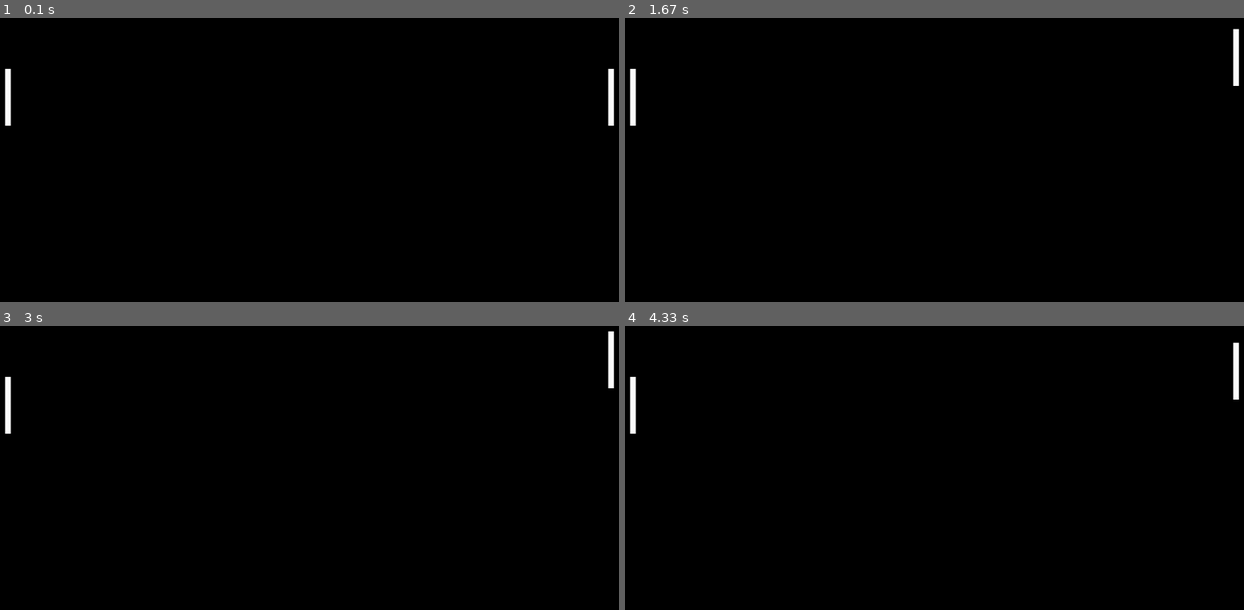
Above: before the commit, frames 1-4 (two rows, left to right).
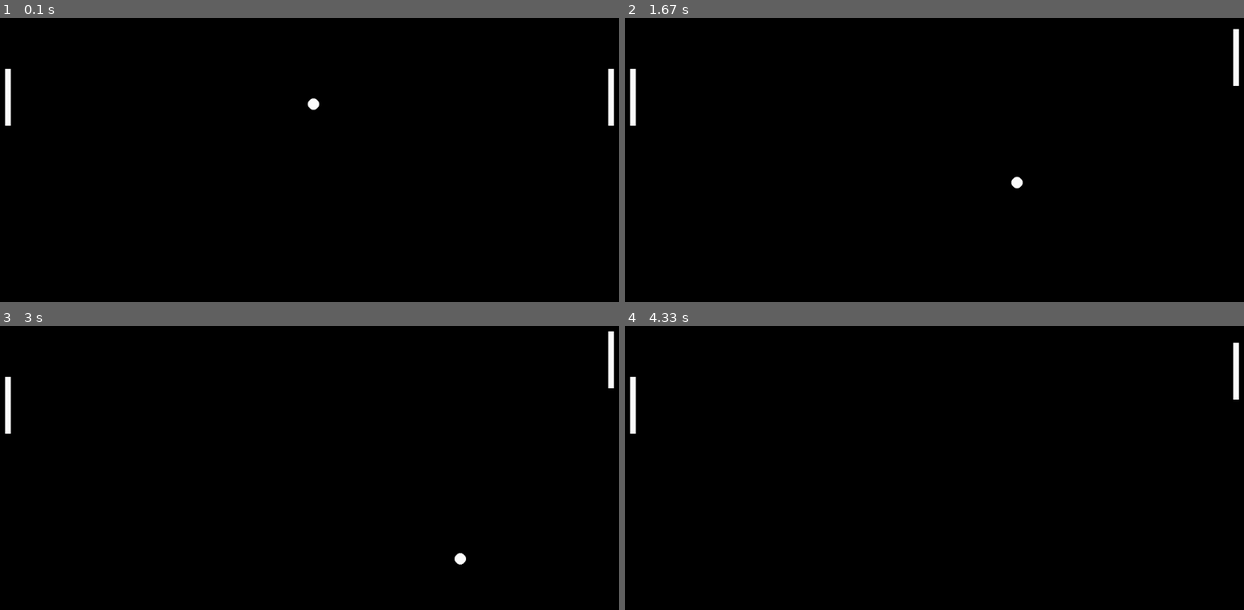
Above: after the commit, the same moments.

Repository: JanKurdila/pygame_voleyball
Game: pygame game, started from main.py
The game is run twice, just before and just after one commit, with the same random seed, the same clock (stepped at 60 frames per second) and the same inputs.
Inputs:
- Up to frame 1 (0.1 s): no input
- Up to frame 2 (1.67 s): hold Up 0.33-0.8 s; hold Down 0.83-1.13 s; hold Up 1.17-1.53 s; hold Down from 1.57 s (still down)
- Up to frame 3 (3 s): release Down at 1.93 s; hold Up 1.97-2.27 s; hold Down 2.3-2.6 s; hold Up from 2.63 s (still down)
- Up to frame 4 (4.33 s): release Up at 3 s; hold Down 3.03-3.4 s; hold Up 3.43-3.73 s; hold Down 3.77-4.07 s; hold Up from 4.1 s (still down)

The runs differ from the first frame. In frame 1, less than 0.1% of the frame differs, in the area x 49-52%, y 28-33%; in frame 2, less than 0.1%; in frame 3, less than 0.1%; in frame 4, nothing differs.

Commit message:
5) Vygenerovanie a vykreslenie pohybujúcej sa lopty

Diff:
--- a/Config/config.py
+++ b/Config/config.py
@@ -7,3 +7,7 @@
 FPS = 15
 
 STEP = 10
+
+RYCHLOST_LOPTY = (2, 2)
+FARBA_LOPTY = pygame.Color(255, 255, 255)
+POLOMER_LOPTY = 10
--- a/main.py
+++ b/main.py
@@ -23,12 +23,18 @@
     hrac1 = pygame.Rect(config.ROZLISENIE[0] - 110, config.ROZLISENIE[1] // 2 - 50, 10, 100)
     hrac2 = pygame.Rect(110, config.ROZLISENIE[1] // 2 - 50, 10, 100)
 
+    lopta = pygame.Rect(config.ROZLISENIE[0]/2 -10, config.ROZLISENIE[1]/2 -10, 20, 20)
+
     while True:
         # Ak vypnem okno, musím vypnuť pygame
         for event in pygame.event.get():
             if event.type == pygame.QUIT:
                 pygame.quit()  # Vypnutie pygamu
                 sys.exit()  # Vypnutie celého programu
+
+        lopta.x += config.RYCHLOST_LOPTY[0] * 3
+        lopta.y += config.RYCHLOST_LOPTY[1] * 3
+
 
         keys = pygame.key.get_pressed()
         move_player(hrac1, keys)
@@ -37,6 +43,7 @@
 
         pygame.draw.rect(window, "white", hrac1)
         pygame.draw.rect(window, "white", hrac2)
+        pygame.draw.circle(window, config.FARBA_LOPTY, lopta.center, config.POLOMER_LOPTY)
 
         pygame.display.update()
 
